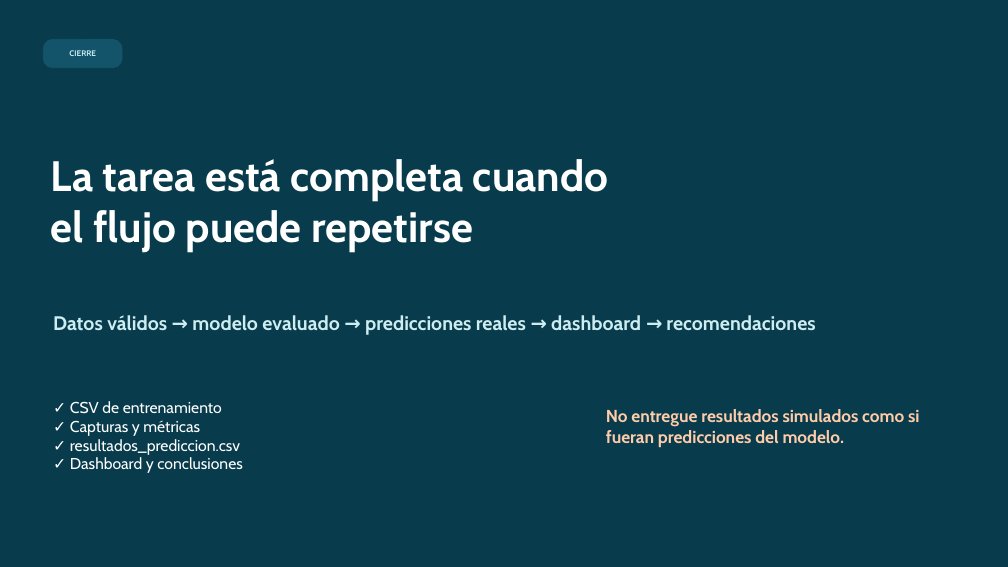
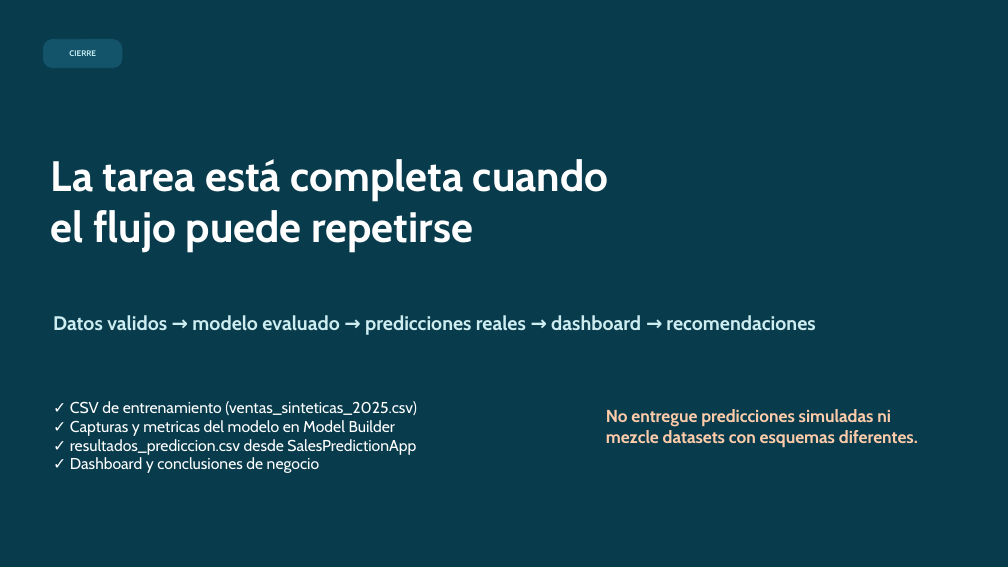
Before and after one commit to gmolina75/MLNETModelBuilder-PowerBI, a slide deck: slide 13 of Tarea_Prediccion_Ventas_MLNET_ModelBuilder_Paso_a_Paso.pptx. Drawn at 1008x567 pixels with LibreOffice and Linux fonts; fonts in the diff are those of the drawing. Boxes give left, top, right and bottom in pixels: in the first picture for what was removed or moved away, otherwise in the second. Text is boxed around its words. In the diff, an @@ line names an element or a change of style, - is before the commit and + after.

```diff
--- a/Tarea_Prediccion_Ventas_MLNET_ModelBuilder_Paso_a_Paso.pptx
+++ b/Tarea_Prediccion_Ventas_MLNET_ModelBuilder_Paso_a_Paso.pptx
@@ text at (x1=53, y1=315, x2=815, y2=335): text changed @@
-Datos válidos → modelo evaluado → predicciones reales → dashboard → recomendaciones
+Datos validos → modelo evaluado → predicciones reales → dashboard → recomendaciones
@@ text at (x1=70, y1=401, x2=417, y2=473): text changed @@
-✓ CSV de entrenamiento
-✓ Capturas y métricas
-✓ resultados_prediccion.csv
-✓ Dashboard y conclusiones
+✓ CSV de entrenamiento (ventas_sinteticas_2025.csv)
+✓ Capturas y metricas del modelo en Model Builder
+✓ resultados_prediccion.csv desde SalesPredictionApp
+✓ Dashboard y conclusiones de negocio
@@ text at (x1=606, y1=409, x2=918, y2=448): text changed @@
-No entregue resultados simulados como si fueran predicciones del modelo.
+No entregue predicciones simuladas ni mezcle datasets con esquemas diferentes.
```
Also in this commit, not shown: 4 other slides changed, 1 slide added, 1 other file.
